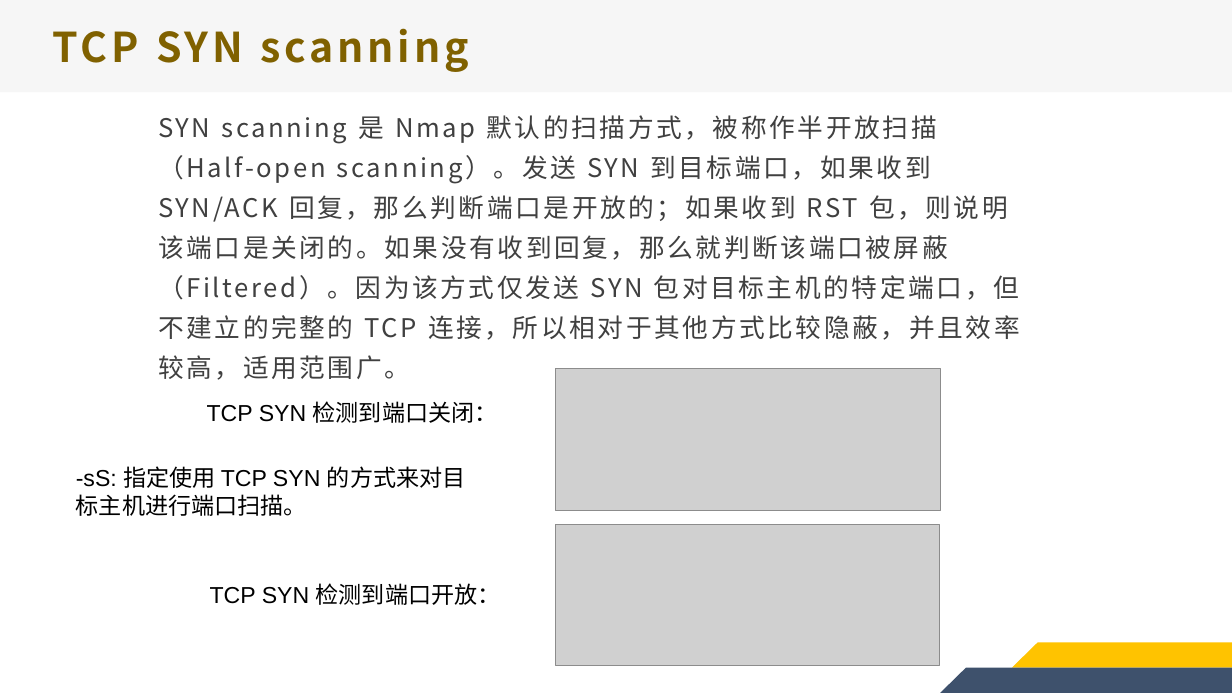
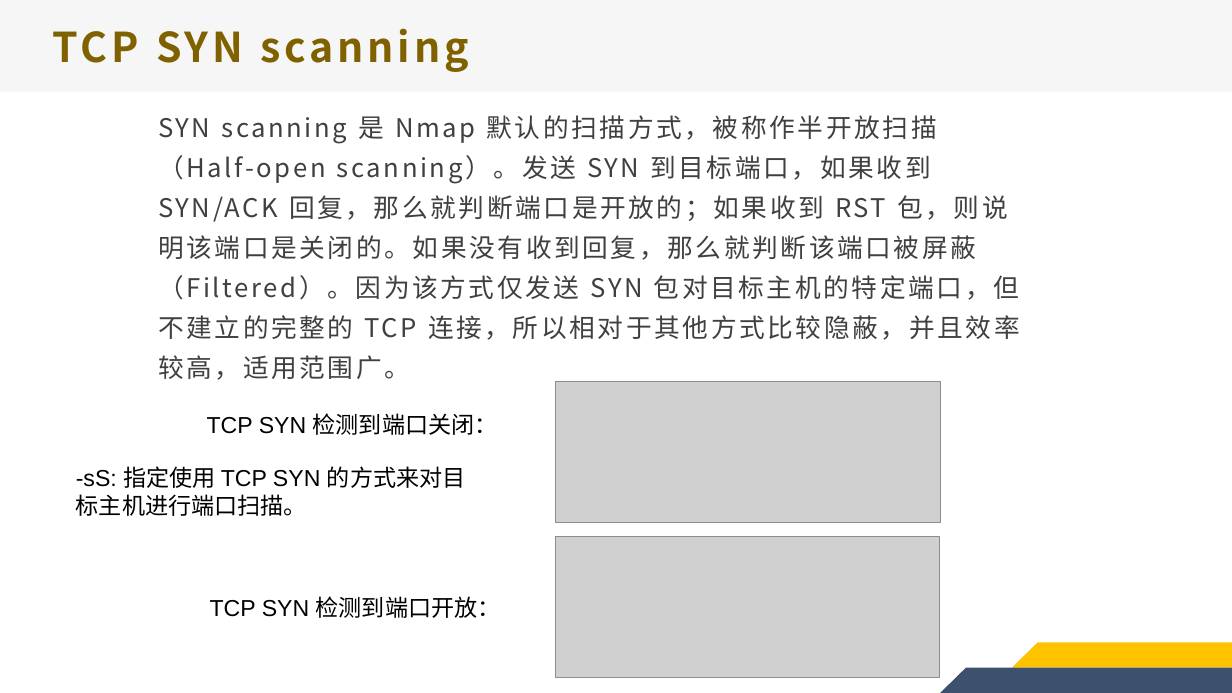
Before and after one commit to gakkiyomi/program-career-log, a slide deck: slide 11 of ppt/NMAP.pptx. Drawn at 1232x693 pixels with LibreOffice and Linux fonts; fonts in the diff are those of the drawing; grey boxes stand for pictures. Boxes give left, top, right and bottom in pixels: in the first picture for what was removed or moved away, otherwise in the second. Text is boxed around its words. In the diff, an @@ line names an element or a change of style, - is before the commit and + after.

Commit message:
by 2020-10-16 15:19:17

```diff
--- a/ppt/NMAP.pptx
+++ b/ppt/NMAP.pptx
@@ text at <box>158,115,1020,379</box>: text changed @@
-SYN scanning 是 Nmap 默认的扫描方式，被称作半开放扫描（Half-open scanning）。发送 SYN 到目标端口，如果收到 SYN/ACK 回复，那么判断端口是开放的；如果收到 RST 包，则说明该端口是关闭的。如果没有收到回复，那么就判断该端口被屏蔽（Filtered）。因为该方式仅发送 SYN 包对目标主机的特定端口，但不建立的完整的 TCP 连接，所以相对于其他方式比较隐蔽，并且效率较高，适用范围广。
+SYN scanning 是 Nmap 默认的扫描方式，被称作半开放扫描（Half-open scanning）。发送 SYN 到目标端口，如果收到 SYN/ACK 回复，那么就判断端口是开放的；如果收到 RST 包，则说明该端口是关闭的。如果没有收到回复，那么就判断该端口被屏蔽（Filtered）。因为该方式仅发送 SYN 包对目标主机的特定端口，但不建立的完整的 TCP 连接，所以相对于其他方式比较隐蔽，并且效率较高，适用范围广。
@@ 2 pictures, 2 texts: place and size @@
-2 pictures, 2 texts at <box>207,369,941,665</box>
+2 pictures, 2 texts at <box>207,381,941,677</box>
```
Also in this commit, not shown: 7 other slides changed.
